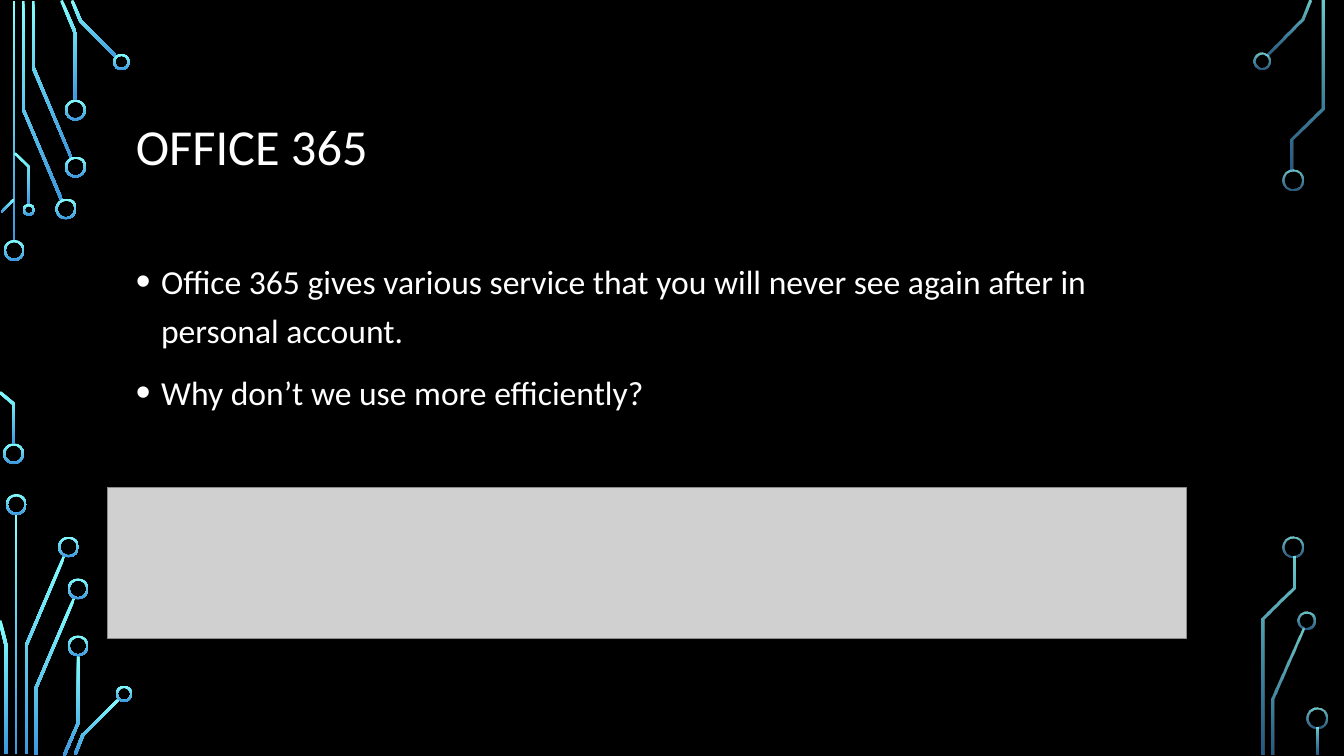
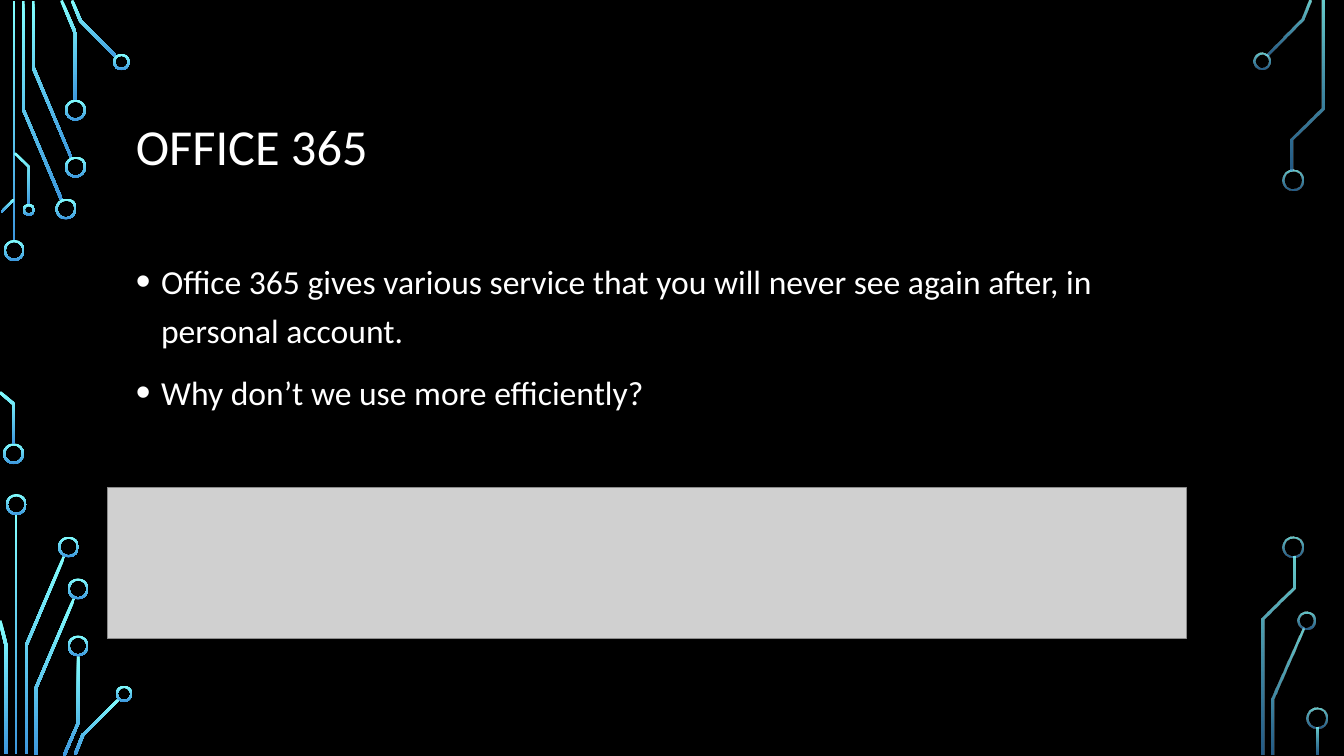
Before and after one commit to HIS-Computer-Club/MSOffice, a slide deck: slide 9 of MSOffice.pptx. Drawn at 1344x756 pixels with LibreOffice and Linux fonts; fonts in the diff are those of the drawing; grey boxes stand for pictures; background and template pictures are left out. Boxes give left, top, right and bottom in pixels: in the first picture for what was removed or moved away, otherwise in the second. Text is boxed around its words. In the diff, an @@ line names an element or a change of style, - is before the commit and + after.

```diff
--- a/MSOffice.pptx
+++ b/MSOffice.pptx
@@ text at bbox=[161, 270, 1091, 349]: text changed @@
-• Office 365 gives various service that you will never see again after in personal account.
+• Office 365 gives various service that you will never see again after, in personal account.
```
Also in this commit, not shown: 9 slides added.
